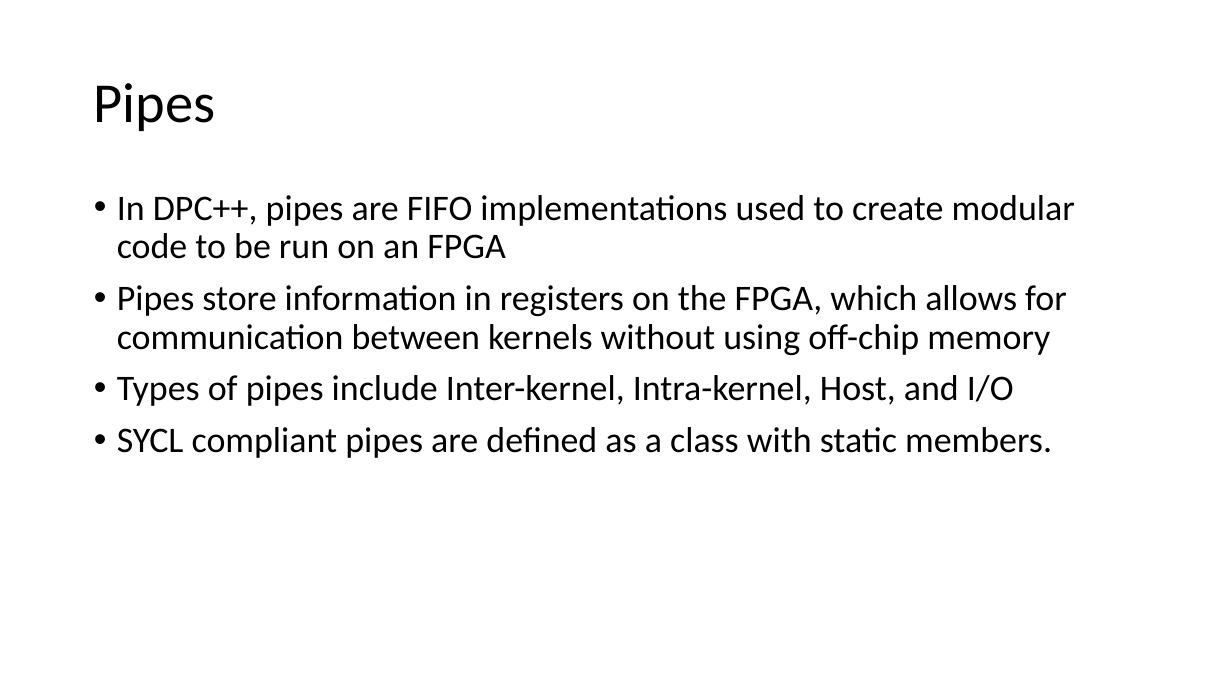
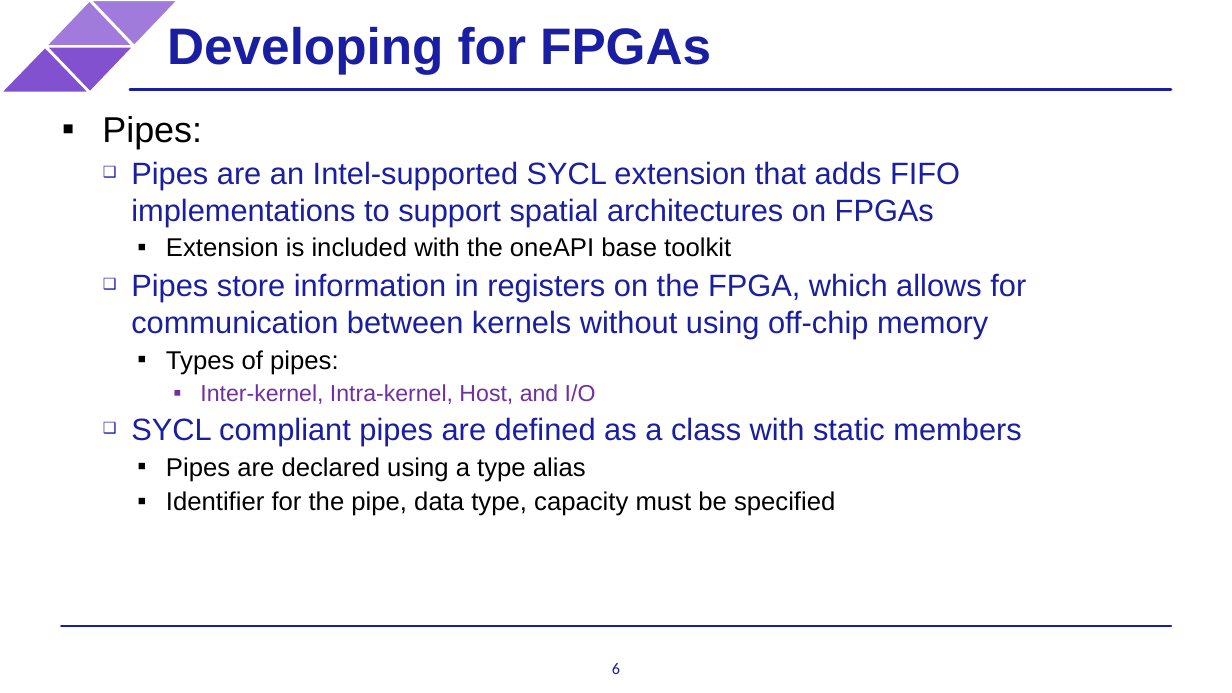
Before and after one commit to BenjaminMFindley/Reconfig-2-SYCL-DPCPP, a slide deck: slide 6 of Slides/SYCL_FPGA.pptx (slide 8 before the commit). Drawn at 1232x693 pixels with LibreOffice and Linux fonts; fonts in the diff are those of the drawing; background and template pictures are left out. Boxes give left, top, right and bottom in pixels: in the first picture for what was removed or moved away, otherwise in the second. Text is boxed around its words. In the diff, an @@ line names an element or a change of style, - is before the commit and + after.

Commit message:
updated FPGA slides to use template

```diff
--- a/Slides/SYCL_FPGA.pptx
+++ b/Slides/SYCL_FPGA.pptx
@@ title added at [167,26,711,74], 40 pt, text #191EA2, bold @@
+Developing for FPGAs
@@ group added at [0,0,178,92]: 4 triangles @@
@@ text removed at [94,83,216,131] @@
-Pipes
@@ text "Pipes:": place and size @@
-text "Pipes:" at [117,195,1075,458]
+text "Pipes:" at [102,116,1026,516]
@@ text at [102,116,960,257]: text changed; size 28 to 24 pt; font Calibri to Arial; text colour #000000 to #191EA2 @@
-• In DPC++, pipes are FIFO implementations used to create modular code to be run on an FPGA
+▪ Pipes:
+  ❑ Pipes are an Intel-supported SYCL extension that adds FIFO implementations to support spatial architectures on FPGAs
+    ▪ Extension is included with the oneAPI base toolkit
@@ line added from (130, 90) to (1171, 90), #191EA2 2 pt @@
@@ text at [131,273,1026,339]: size 28 to 24 pt, font Calibri to Arial, text colour #000000 to #191EA2 in "Pipes store information in registers on the ..."; bullet • to ❑; list level 1 to 2 in "Pipes store information in registers ..."; line spacing 0.9 to 1 @@
@@ text at [131,350,1021,516]: text changed; size 28 to 20 pt; font Calibri to Arial @@
-• Types of pipes include Inter-kernel, Intra-kernel, Host, and I/O
-• SYCL compliant pipes are defined as a class with static members.
+    ▪ Types of pipes:
+      ▪ Inter-kernel, Intra-kernel, Host, and I/O
+  ❑ SYCL compliant pipes are defined as a class with static members
+    ▪ Pipes are declared using a type alias
+    ▪ Identifier for the pipe, data type, capacity must be specified
@@ line added from (61, 626) to (1171, 626), #191EA2 2 pt @@
@@ page number added at [612,663,620,674], 12.7 pt, text #191EA2 @@
+6
```
Also in this commit, not shown: 3 other slides changed, 2 slides added, 4 slides removed.
